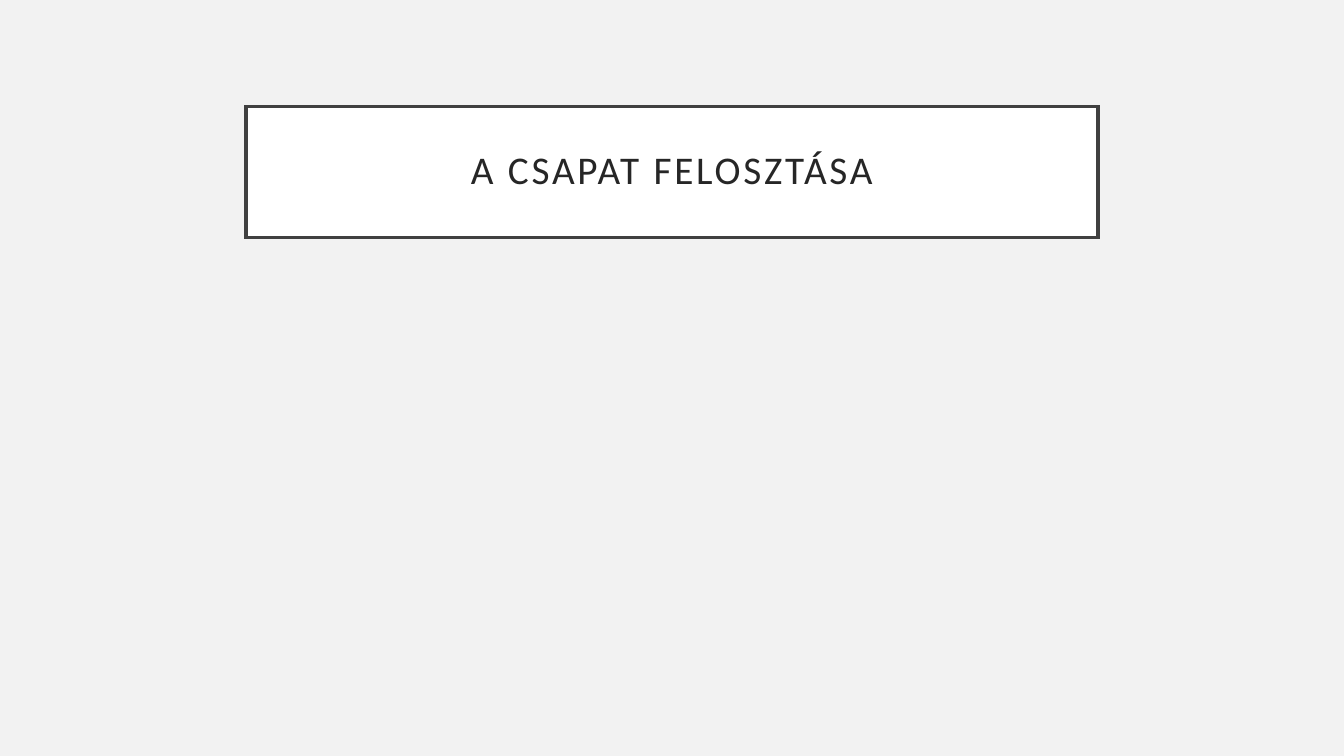
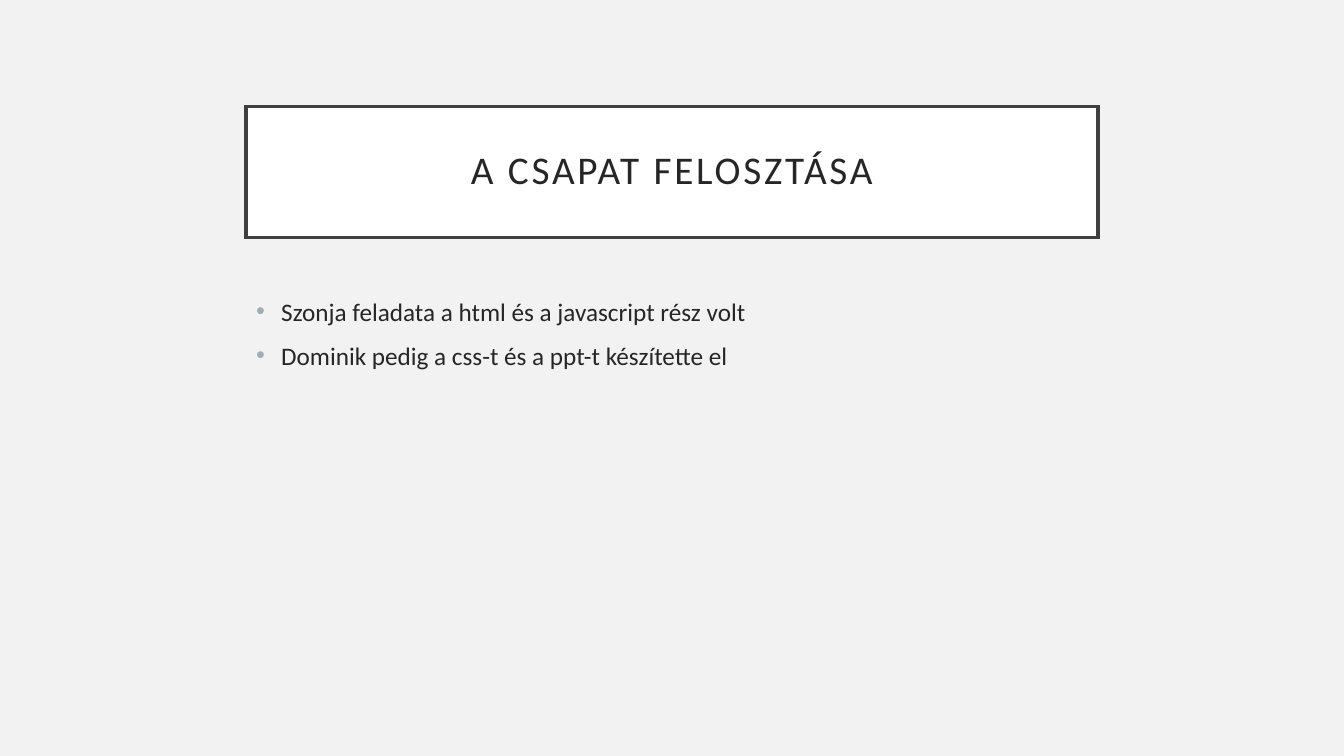
Before and after one commit to szonja772/bmikalkulator, a slide deck: slide 3 of BMI kalkulátor.pptx. Drawn at 1344x756 pixels with LibreOffice and Linux fonts; fonts in the diff are those of the drawing. Boxes give left, top, right and bottom in pixels: in the first picture for what was removed or moved away, otherwise in the second. Text is boxed around its words. In the diff, an @@ line names an element or a change of style, - is before the commit and + after.

```diff
--- a/BMI kalkulátor.pptx
+++ b/BMI kalkulátor.pptx
@@ text added at [281,303,746,370], 18 pt, text #262626 @@
+• Szonja feladata a html és a javascript rész volt
+• Dominik pedig a css-t és a ppt-t készítette el
```
Also in this commit, not shown: 2 other slides changed, 1 slide added, 1 slide removed.
